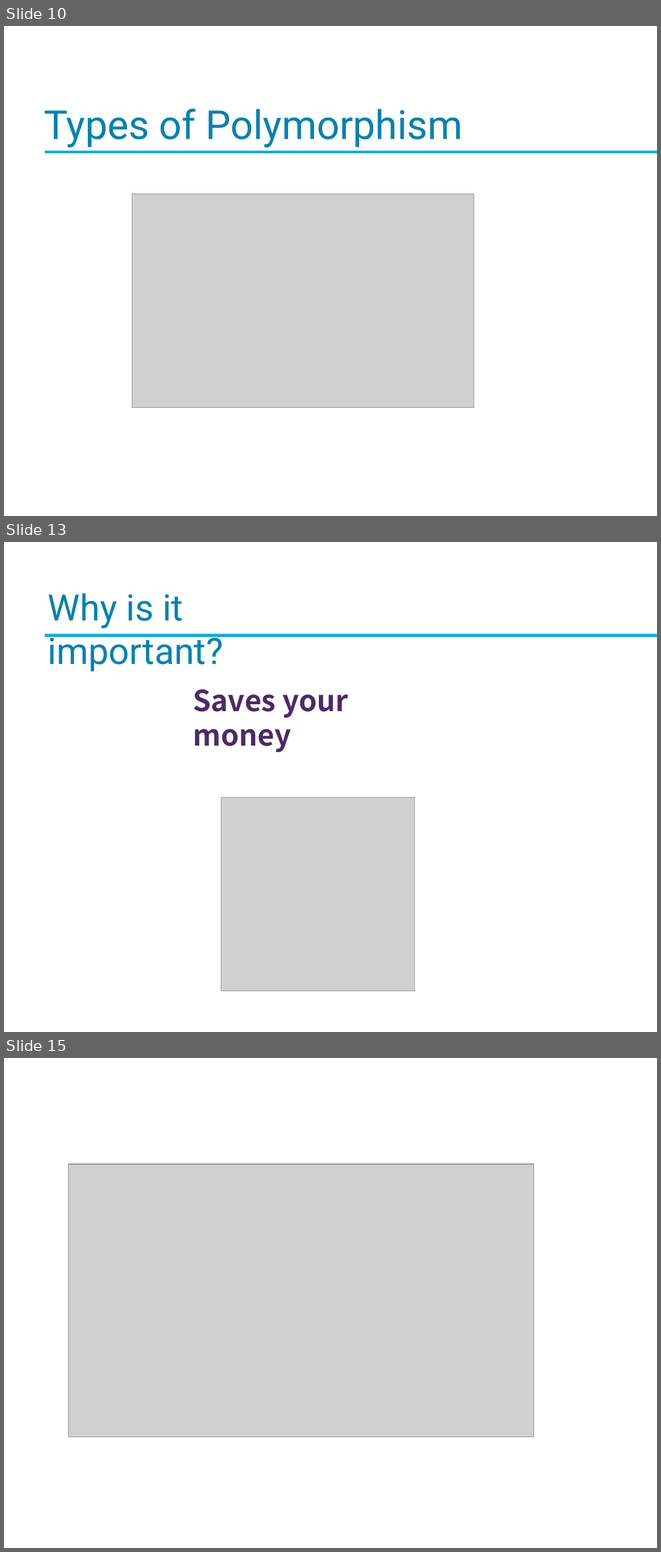
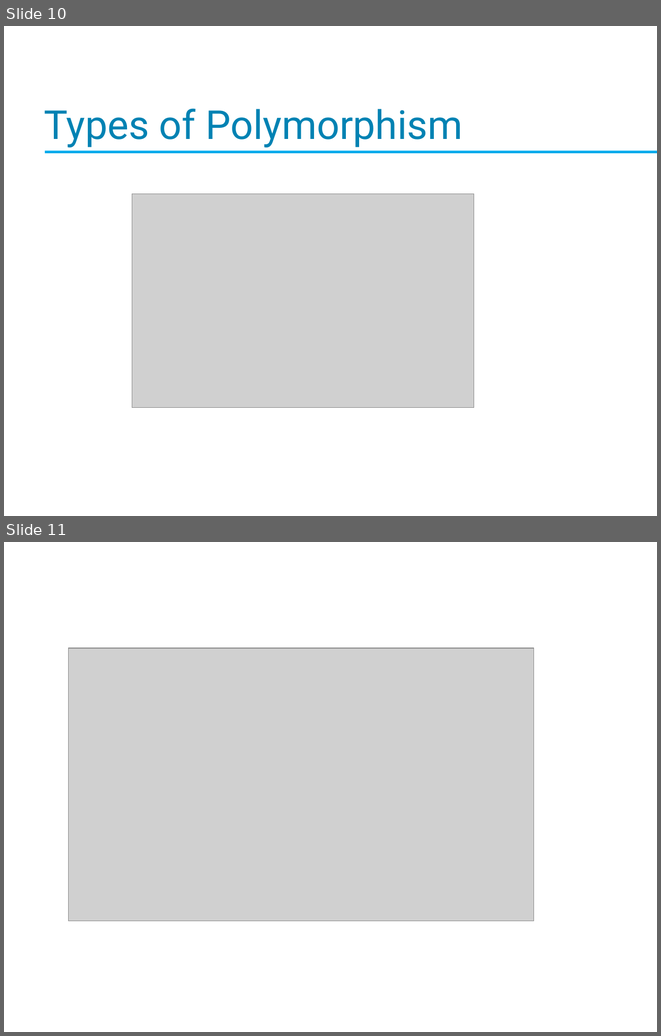
Before and after one commit to Imran4424/C-Plus-Plus-Object-Oriented, a slide deck: OOP.pptx. Shown one above the other, each under a label of ours: slides 10, 13 and 15 before the commit, slides 10 and 11 after it; the slides between them are not shown. The pictures are 661x1552 and 661x1036 pixels, drawn with LibreOffice and Linux fonts; fonts in the diff are those of the drawing; grey boxes stand for pictures; background and template pictures are left out. Boxes give left, top, right and bottom in pixels: in the first picture for what was removed or moved away, otherwise in the second. Text is boxed around its words. In the diff, an @@ line names an element or a change of style, - is before the commit and + after.

```diff
--- a/OOP.pptx
+++ b/OOP.pptx
@@ slide 13 removed at <box>4,542,657,1032</box>, background picture (left out) @@
@@ text removed at <box>48,593,223,671</box> @@
-Why is it important?
@@ rectangle removed at <box>45,634,657,637</box> @@
@@ text removed at <box>193,689,348,752</box> @@
-Saves your money
@@ picture removed at <box>221,797,414,990</box> @@
@@ what was slide 15 is now slide 11 @@
```
Also in this commit, not shown: 3 other slides removed.
